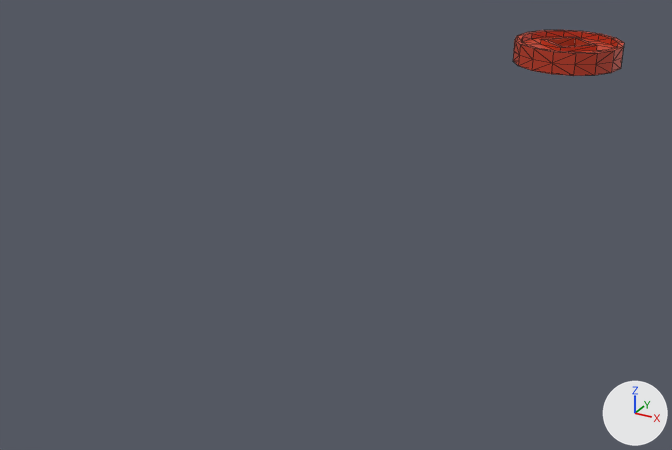
What one commit did to the glTF model res/models/props.glb.
One viewpoint serves both versions: a camera (50 mm lens) standing at (2.26, -8.62, 2.02) and looking at (-0.54, -3.52, -0.53). The lights are fixed; the arrows at lower right show +X, +Y and +Z. The picture after the commit comes second. Mesh edges are drawn as thin lines. Where no turn or scale is listed for an object, it has been applied to the vertices.

Script lines for the objects in view, before the commit:
```python
me_cylinder = bpy.data.meshes.new('Cylinder')
me_cylinder.from_pydata(...)  # 140 vertices, 280 faces; spans x -0.5..0.5, y -0.5..0.5, z -0.1..0.1
me_cylinder.materials.append(mat_material)  # picture img_pineapple_32_3x
ob_coin_a = bpy.data.objects.new('coin_a', me_cylinder)
ob_coin_a.location = (0.0, 0.0, 0.0)
```
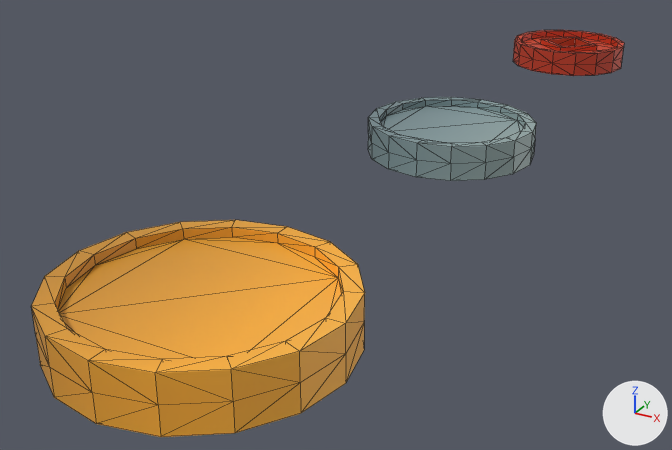
The newer file is also rescaled (x0.7), turned or shifted as a whole; pictures and numbers use the older file's frame.

Boxes [x1, y1, x2, y2] around the edits, measured in the pictures (672 x 450 px):
'coin_c', added (orange): after [31, 220, 365, 437]
'coin_b', added: after [368, 97, 536, 181]

What changed in the scene script:
```text
Add me_cylinder_002:
    me_cylinder_002.from_pydata(...)  # 112 vertices, 220 faces; spans x -0.714..0.714, y -0.714..0.714, z -0.143..0.143
    me_cylinder_002.materials.append(mat_material)  # picture img_pineapple_32_3x
Add me_cylinder_001:
    me_cylinder_001.from_pydata(...)  # 112 vertices, 220 faces; spans x -0.571..0.571, y -0.571..0.571, z -0.114..0.114
    me_cylinder_001.materials.append(mat_material)  # picture img_pineapple_32_3x
Add ob_coin_c:
    ob_coin_c = bpy.data.objects.new('coin_c', me_cylinder_002)
    ob_coin_c.location = (0.0, -5.714, 0.0)
Add ob_coin_b:
    ob_coin_b = bpy.data.objects.new('coin_b', me_cylinder_001)
    ob_coin_b.location = (0.0, -2.857, 0.0)
```
